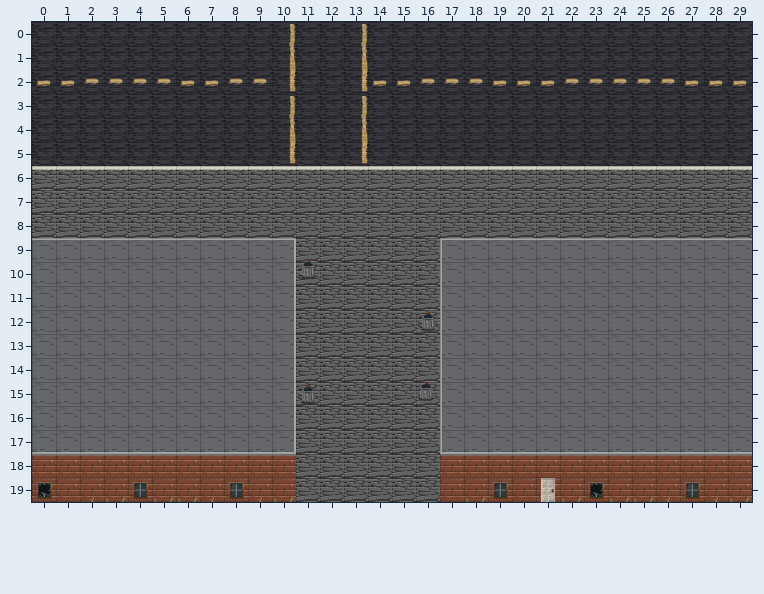
An edit to a level. Tiled map (JSON), public/assets/tilemaps/world.json. Above: the version before the commit.
Cells are 64x64 px. Shown: x 0..29, y 0..19.
And afterwards:
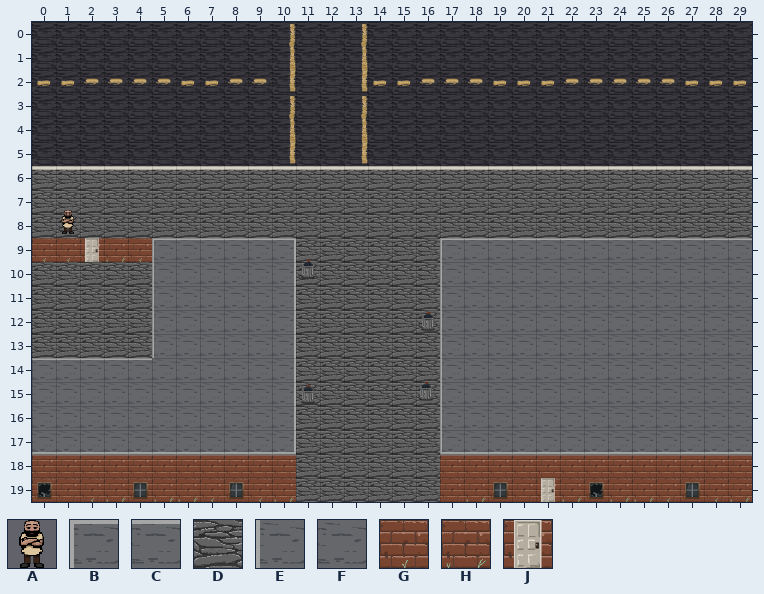
Key: from "bouncer": A 0; from "grungy_ass_town": B 3, C 4, D 9, E 11, F 12, G 43, H 44, J 45.
_ is an empty cell.
Objects are placed by their top-left corner, in cells (3,4 is the top-left corner of cell 3,4); size is 1x1 cell unless given.
The exact change:
Layer "Floor":
y 9: x 0..5 CCCCCC -> GGDHGB
y 10..13: x 0..5 FFFFFF -> DDDDDE
y 14: x 0..4 FFFFF -> CCCCC
Layer "doors" (added):
added: J at 2,9
Layer "bouncers" (added):
added: A at 1,7.8
Pixel boxes of the changes (left, top, right, bottom) in both pictures:
added: (61, 210, 74, 234)
changed: (32, 238, 154, 360)
